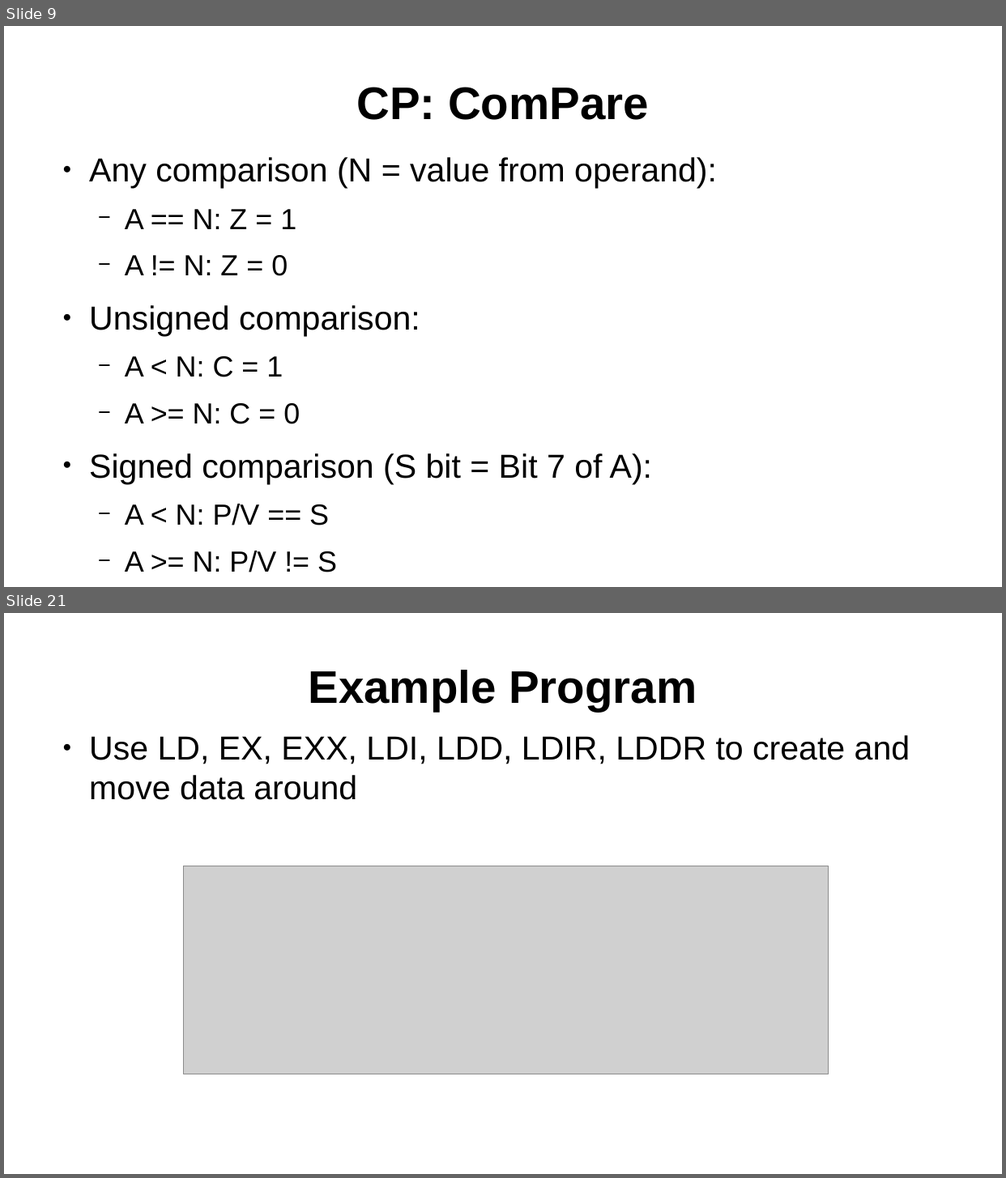
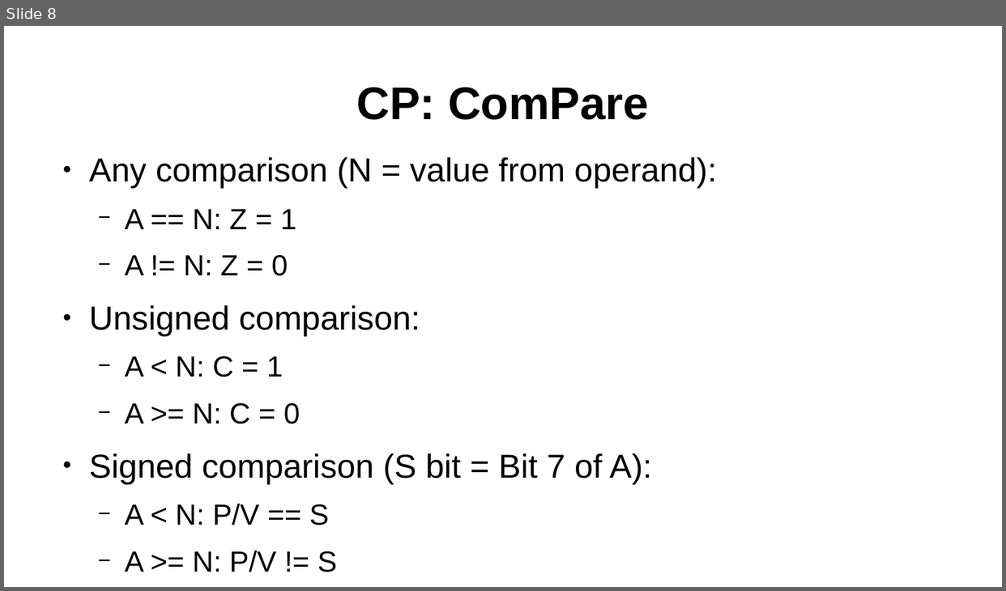
Before and after one commit to SlithyMatt/zxs-assembly-tutorial, a slide deck: Lesson4/Lesson4.odp. Shown one above the other, each under a label of ours: slides 9 and 21 before the commit, slide 8 after it; the slides between them are not shown. The pictures are 1006x1178 and 1006x591 pixels, drawn with LibreOffice and Linux fonts; fonts in the diff are those of the drawing; grey boxes stand for pictures. Boxes give left, top, right and bottom in pixels: in the first picture for what was removed or moved away, otherwise in the second. Text is boxed around its words. In the diff, an @@ line names an element or a change of style, - is before the commit and + after.

Commit message:
Finished Lesson 4 slides and program

```diff
--- a/Lesson4/Lesson4.odp
+++ b/Lesson4/Lesson4.odp
@@ slide 21 removed at (x1=4, y1=613, x2=1002, y2=1174), background #FFFFFF @@
@@ title removed at (x1=309, y1=670, x2=697, y2=712) @@
-Example Program
@@ text removed at (x1=89, y1=735, x2=910, y2=800) @@
-● Use LD, EX, EXX, LDI, LDD, LDIR, LDDR to create and move data around
@@ picture removed at (x1=184, y1=866, x2=829, y2=1074) @@
@@ what was slide 9 is now slide 8 @@
```
Also in this commit, not shown: 1 slide changed, 6 slides added, 11 other slides removed, 2 other files.
